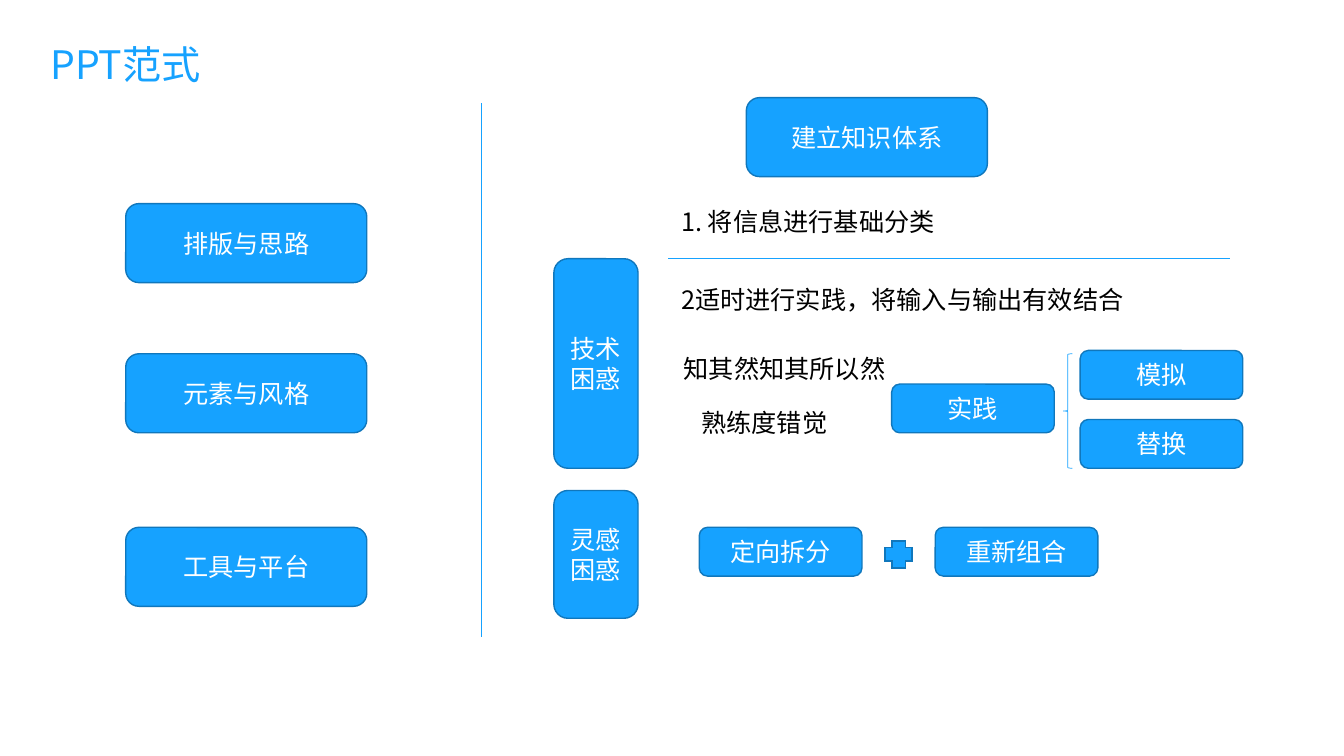
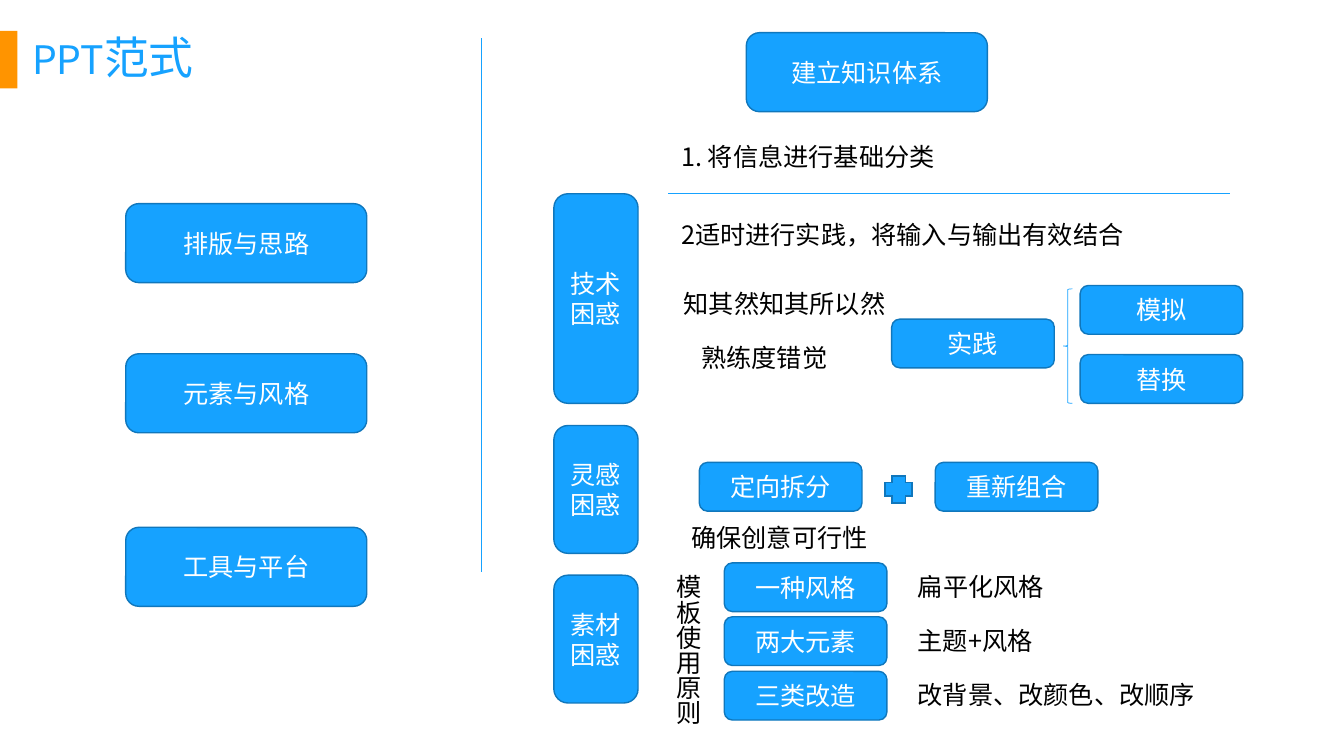
Before and after one commit to fancyChuan/reading-mindmap, a slide deck: slide 2 of PPT/PPT范式收集.pptx. Drawn at 1344x756 pixels with LibreOffice and Linux fonts; fonts in the diff are those of the drawing. Boxes give left, top, right and bottom in pixels: in the first picture for what was removed or moved away, otherwise in the second. Text is boxed around its words. In the diff, an @@ line names an element or a change of style, - is before the commit and + after.

```diff
--- a/PPT/PPT范式收集.pptx
+++ b/PPT/PPT范式收集.pptx
@@ text "PPT范式": place and size @@
-text "PPT范式" at (50, 46, 200, 82)
+text "PPT范式" at (22, 25, 606, 90)
@@ text "PPT范式" at (22, 25, 606, 90): size 28 to 32 pt in "PPT范式" @@
@@ rectangle added at (0, 31, 17, 89), fill #FF9400 @@
@@ 8 rounded rectangles, 4 texts, 2 lines, 1 left brace, 1 plus: place and size @@
-8 rounded rectangles, 4 texts, 2 lines, 1 left brace, 1 plus at (481, 98, 1243, 636)
+8 rounded rectangles, 4 texts, 2 lines, 1 left brace, 1 plus at (481, 32, 1243, 572)
@@ text added at (691, 525, 867, 549), 18 pt, text #000000 @@
+确保创意可行性
@@ rounded rectangle added at (725, 563, 887, 611), fill #16A2FF, outline #1078BD 1 pt, 18 pt, text #FFFFFF @@
+一种风格
@@ rounded rectangle added at (554, 576, 638, 704), fill #16A2FF, outline #1078BD 1 pt, 18 pt, text #FFFFFF @@
+素材困惑
@@ text added at (676, 575, 701, 724), 18 pt, text #000000 @@
+模板使用原则
@@ text added at (918, 575, 1044, 598), 18 pt, text #000000 @@
+扁平化风格
@@ rounded rectangle added at (725, 617, 887, 665), fill #16A2FF, outline #1078BD 1 pt, 18 pt, text #FFFFFF @@
+两大元素
@@ text added at (918, 629, 1033, 652), 18 pt, text #000000 @@
+主题+风格
@@ rounded rectangle added at (725, 671, 887, 720), fill #16A2FF, outline #1078BD 1 pt, 18 pt, text #FFFFFF @@
+三类改造
@@ text added at (918, 682, 1195, 706), 18 pt, text #000000 @@
+改背景、改颜色、改顺序
```
Also in this commit, not shown: 3 other slides changed, 1 slide added, 2 other files.
